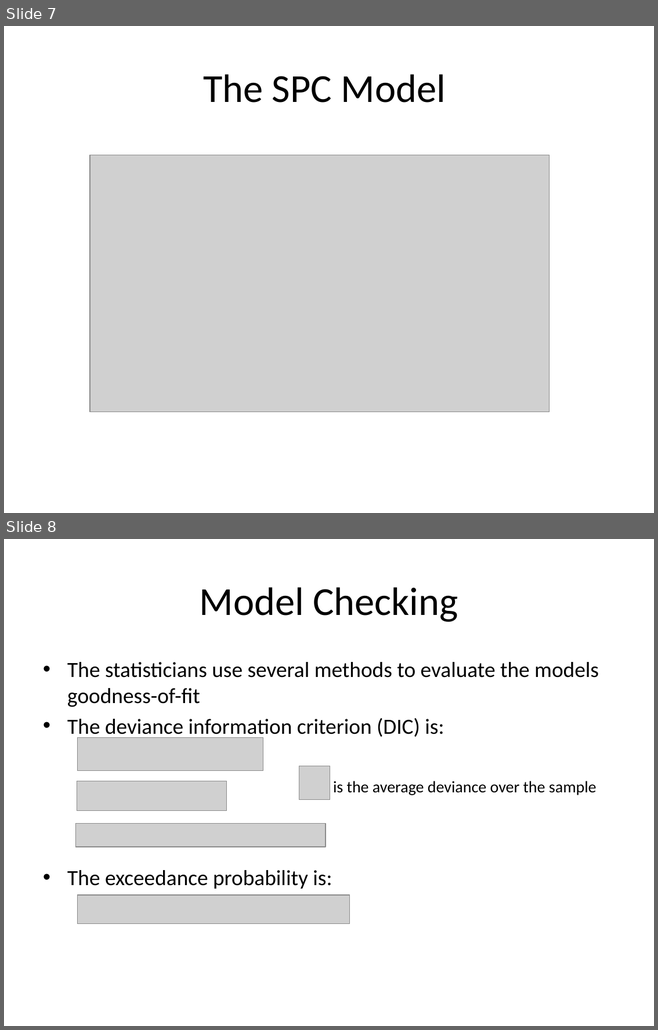
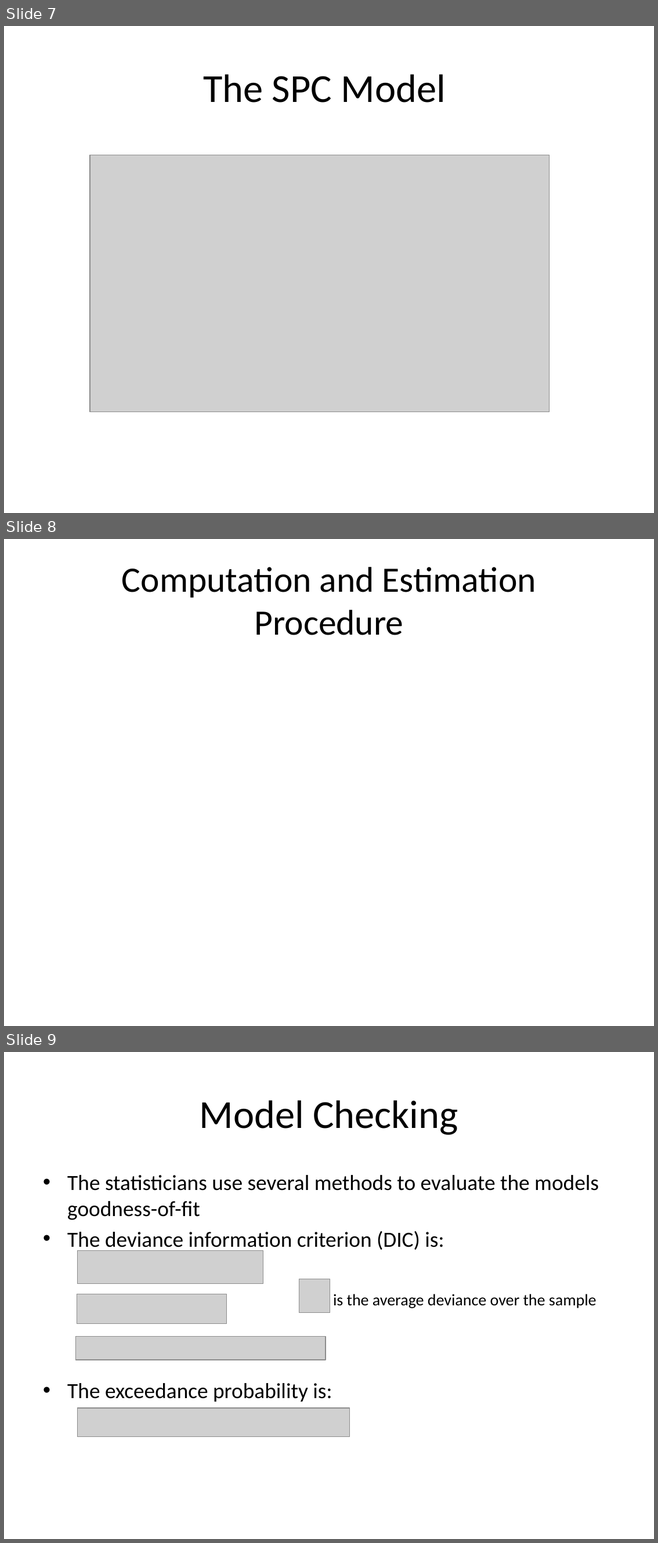
Before and after one commit to mertz2001/stat-inference, a slide deck: STAT3013 Project draft5.pptx. Shown one above the other, each under a label of ours: slides 7 and 8 before the commit, slides 7, 8 and 9 after it. The pictures are 658x1030 and 658x1543 pixels, drawn with LibreOffice and Linux fonts; fonts in the diff are those of the drawing; grey boxes stand for pictures. Boxes give left, top, right and bottom in pixels: in the first picture for what was removed or moved away, otherwise in the second. Text is boxed around its words. In the diff, an @@ line names an element or a change of style, - is before the commit and + after.

```diff
--- a/STAT3013 Project draft5.pptx
+++ b/STAT3013 Project draft5.pptx
@@ slide 8 added at [4,539,654,1026], background #FFFFFF @@
@@ title added at [122,567,536,635], 39.6 pt, text #000000 @@
+Computation and Estimation Procedure
@@ what was slide 8 is now slide 9 @@
```
Also in this commit, not shown: 6 slides changed, 1 other file.
